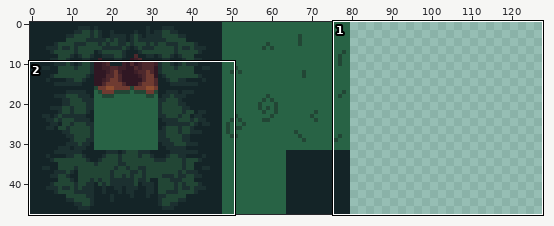
Edited in one commit: sprite sheet (Assets/Sprites/S_Forest.png). The picture above shows the old version from afar; the outline marks the close-up.
Close-up. Before:
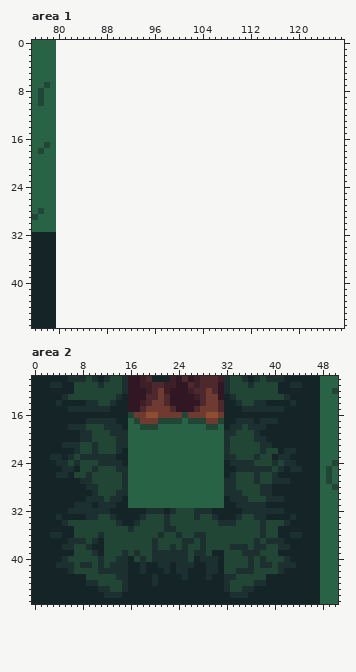
The file is 80x48 pixels. Shown: area 1: x 76..127, y 0..47; area 2: x 0..50, y 10..47. The old version is drawn lined up with the new one, on the new canvas.
The result:
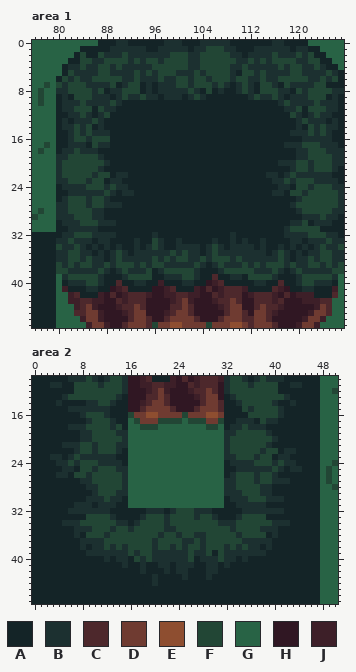
Palette (. is transparent): A #142427  B #1c3030  C #4d282c  D #6f3b31  E #8e4e30  F #224635  G #286345  H #301723  J #3d1f28
Diff:
canvas 80x48 -> 128x48
Changed rows in their new state; - is an unchanged pixel.
Area 1:
first column x 80:
 0 GGGGGGGAAABBAAAAAABBBAAABBBBBAAAAAAABBAAAAGGGGGG
 1 GGGGAAAAABBBBBBAABBBBBABBFFFBBAAABBBBBBABBAAGGGG
 2 GGGAFAAFBBBFBBBBBBBFFFBBFFFFFBBABBBBFBBBFBFAAGGG
 3 GGAAFFBBFFFFBFBFFBFFFFBBFFFFFFBBFBFBFFFFBBFFAAGG
 4 GABBFBBFFBFBBBBBFFFFFFBBFFFFFBBFBBBBBFBFFBBFBAAG
 5 GAFBBBBFFBBBBFBFBFFFBBBFBFFFFBAFFBFBBBBFFBBBBFBA
 6 AFBFBBFFFFFBBFBBBFBBFFBFFBFFFBFFBBFBBFFFFFBBFBFA
 7 FBFFFBBBBFABFFABABBBFFBFFFBFBABFBAFFBAFBBBBFFAAA
 8 BBFFFFBFABBFFFABABBBBBFBAFABAABFBAFFFBBAFBFFFFBB
 9 ABAFFFBBBABFBBFBBABBBABFBAAAAAAABFBBFBABBBFFFABA
10 ABBBFBBBBFBAAAAAAAAAAAAAAAAAAAAAAAAAABFBBBBFBBBA
11 ABBFFFAFBBAAAAAAAAAAAAAAAAAAAAAAAAAAAABBFAFFFBBA
12 AABBFBABFAAAAAAAAAAAAAAAAAAAAAAAAAAAAAAFBABFBBAA
13 ABABBBFBAAAAAAAAAAAAAAAAAAAAAAAAAAAAAAAABFBBBABA
14 ABBFBFABAAAAAAAAAAAAAAAAAAAAAAAAAAAAAAAABAFBFBBA
15 AABFBFBBBAAAAAAAAAAAAAAAAAAAAAAAAAAAAAABBBFBFBAA
16 AABFFBFFFAAAAAAAAAAAAAAAAAAAAAAAAAAAAAAAABBBBBAA
17 AABBBAFBBAAAAAAAAAAAAAAAAAAAAAAAAAAAAABBBFFFBBBA
18 ABBFBBBAAAAAAAAAAAAAAAAAAAAAAAAAAAAAAAAABBFFFBBB
19 BBFFFFFBAAAAAAAAAAAAAAAAAAAAAAAAAAAAAAAABBFFFFBB
20 BFFFFFFFBAAAAAAAAAAAAAAAAAAAAAAAAAAAABBBFFBFFFBB
21 BFFFFFFBAAAAAAAAAAAAAAAAAAAAAAAAAAAAAAABFFBFFFBA
22 BFFFFFBFFABBAAAAAAAAAAAAAAAAAAAAAAABBABFBBBBBBAA
23 BBFFFBFFABBAAAAAAAAAAAAAAAAAAAAAAAAABBFBFFFBBBBA
24 ABBBBFFFBFBBAAAAAAAAAAAAAAAAAAAAAAAAABBAFFBFFFBB
25 AABBBBBBFBABBAAAAAAAAAAAAAAAAAAAAAAABBAFFBFFFFFB
26 ABFFFBFFBAAAAAAAAAAAAAAAAAAAAAAAAAAAAAAABFFFFFFB
27 BBFFFBFFBBBAAAAAAAAAAAAAAAAAAAAAAAAAAAABFFFFFFFB
28 BBFFFFBBAAAAAAAAAAAAAAAAAAAAAAAAAAAAAAAABFFFFFBB
29 BBBFFFBBAAAAAAAAAAAAAAAAAAAAAAAAAAAAAAAAABBBFBBA
30 ABBBFFFBBBAAAAAAAAAAAAAAAAAAAAAAAAAAAAABBFABBBAA
31 AABBBBBAAAAAAAAAAAAAAAAAAAAAAAAAAAAAAABFFFFFAAAA
32 ABBFFFBBBBAAAAAABAAAAAAAAAAAABAAAAAAAABBBBFFFBBA
33 BBFBBBABBAAAABAAFBAABAAAAABAABABAABAAAABBABBBFBB
34 FBBFBABABABAABABFBAABBBBABFBABBBBABAABABABABFBBF
35 BBFFBBABABFBABBBBBBFBFBBABFBBBBBBBBABFBABABBFFBB
36 BBFFBFBBABFBBBBBFBFBFFBBFBFFFBFBBBBBBFBABBFBFFBB
37 FBFBFFBBFBFFFBFBFFBBBBBFBABFBBBFBFBFFFBFBBFFBFBF
38 FFBBBBBFBABFBBBFABFFFFFBAAABFFFFFBBBFBABFBBBBBFF
39 GBFFFFFBAAABFFFFAABBBFFBAACAABBAFFFFBAAABFFFFFBG
40 GABBBFFBAACAABBAAJAAABBAAHJCAAAAABBAACAABFFBBBAG
41 GJAAABBAAHJCAAAAHHJCAAAJHCHJCCCJAAAACJHAABBAAAJG
42 GGJCAAAJHCHJCCCJHHJJCCJJHHCJCCCHJCCCJHCHJJJAAACG
43 GGJJCCJJHHCJCCCHHHHJCDJHHHJCCDCHHCCCJCHHHJJJCCGG
44 GGGJCDJHHHJCCDCHHHHCCDCHHHHJCDDHHCDCCJHHHHHJDCGG
45 GGGCCDDJHHHJCDDHHHJCDDCHHHHHCDDCHDDCJHHHHHJDDCGG
46 GGGGJDDJHHHHCDDCHHCDDDDCHHHCDDDCCDDCHHHHHJDDJGGG
47 GGGGGJDDJHHCDDDCFDDEEDDDDFDDDEEDCDDDCHHHJDDJGGGG
Area 2:
first column x 8:
14 -----------------------------FFFB-
15 ---------------------------F-FFFF-
16 BFFFB-----------------------FFFFFB
17 --FFF-------------------------F---
18 ----F-F---------------------------
19 -----F-----------------------FFB--
20 ------F----------------------FFFB-
21 ------------------------------F---
first column x 3:
33 -A----FF--------------------------FF----A-
34 ---BB-------B----------------------F-BB---
35 ----BBB---B-------------------B-----BB----
36 AA--BA--FB---------------------B---FAB--AA
37 ---AA-B-B-----------------------BB-B-AA---
38 --AAABABB-B-B----------------BF-FB-ABAAA--
39 ----AAB-BBBB----------------FBBB---BAA----
40 --AAAAAAABA-----------------FBBABAAAAAAA--
41 -AAAAAAAAAAA-----------------BAAAAAAAAAAA-
42 ---AAAAAAAAAA----------------AAAAAAAAAA---
43 ------AAAAAAA----------------AAAAAAA------
44 ------AAAAAAA----------------AAAAAAA------
45 --------AAAAA----------------AAAAA--------
46 ---------AAA------------------AAA---------
